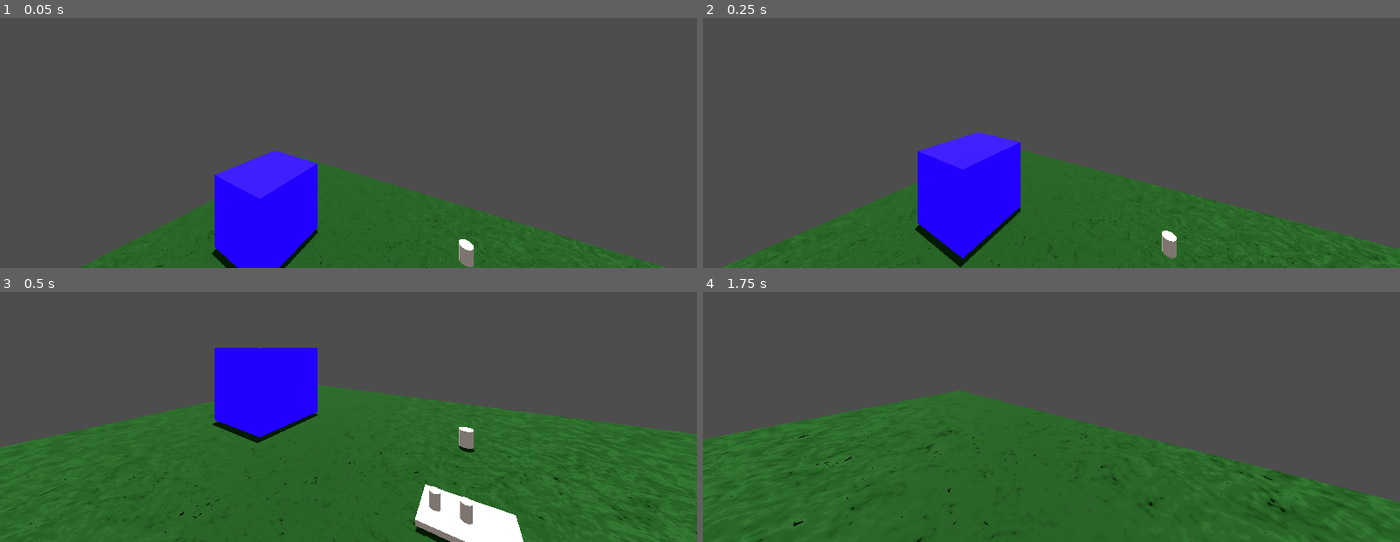
Above: before the commit, frames 1-4 (two rows, left to right).
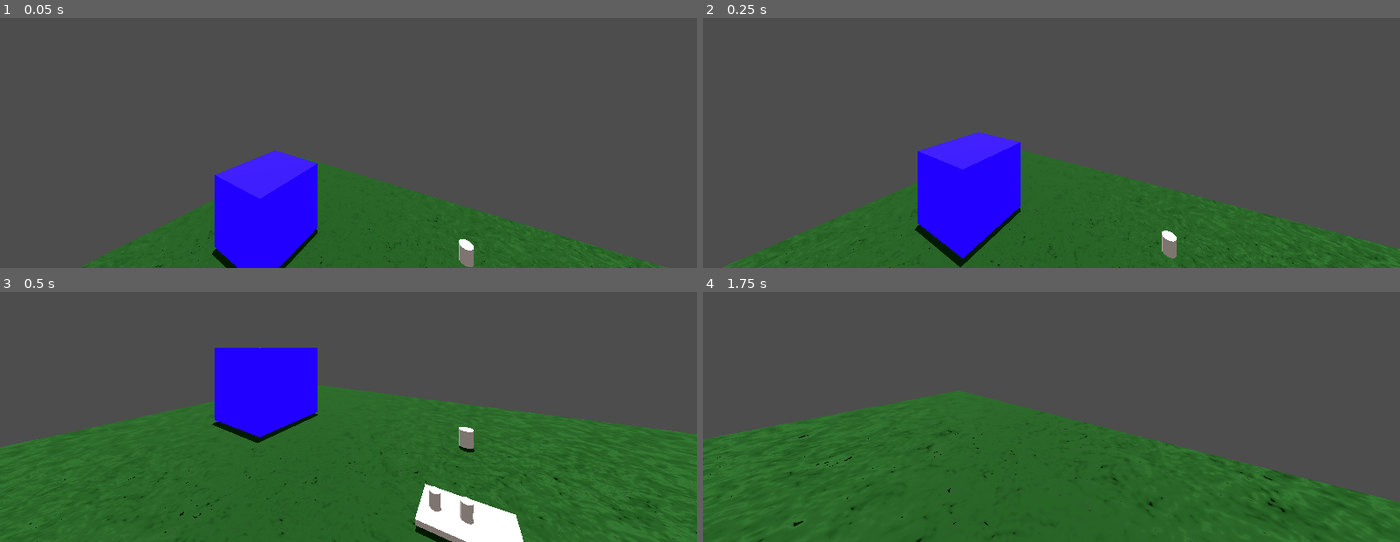
Above: after the commit, the same moments.

Repository: micycle8778/dash-and-dine
Game: Godot game, scene res://world/world.tscn
Same seed, same stepped clock (60 frames per second), same inputs: the game is played once before the commit and once after it. The engine's default icon, where the game draws it, is replaced by a stand-in: a white triangle on a blue panel in a dark square.
Inputs (mouse positions are in pixels of both pictures, inside the frame that each line leads up to):
- Up to frame 1 (0.05 s): no input
- Up to frame 2 (0.25 s): no input
- Up to frame 3 (0.5 s): no input
- Up to frame 4 (1.75 s): move the mouse to (1086, 344) at 0.52 s; hold W (move_forward) from 0.53 s (still down); tap E (pickup) at 0.6, 1.35 s; tap Space (jump) at 0.77, 1.52 s; move the mouse to (1016, 347) at 1.27 s

The runs differ from the first frame. In frame 1, less than 0.1% of the frame differs, in the area x 30-46%, y 84-99%; in frame 2, less than 0.1%; in frame 3, 0.1%, in the area x 30-75%, y 50-100%; in frame 4, nothing differs.

Commit message:
checkpoint

Diff:
--- a/grabbable/grabbable.gd
+++ b/grabbable/grabbable.gd
@@ -1,27 +1,23 @@
 class_name Grabbable extends RigidBody3D
 
+@export var inertia_curve: Curve
 @export var outline_shader: ShaderMaterial
 
-var grabbed_neighbors: Array[Grabbable]
-var grabbed := false:
+enum State {
+	FREE,
+	GRABBED,
+	PASSENGER
+}
+
+var state: State = State.FREE:
 	set(v):
-		grabbed = v
-		freeze = grabbed
+		freeze = v != State.FREE
+		_leave_state(state)
+		state = v
+		_enter_state(v)
 
-		if grabbed:
-			grabbed_neighbors = []
-			for body in get_colliding_bodies():
-				if body is Grabbable and body.global_position.y > global_position.y:
-					grabbed_neighbors.push_back(body)
-					body.freeze = true
-			last_pos = global_position
-			enable_outline_shader()
-		else:
-			linear_velocity = instant_velocity
-			for body in grabbed_neighbors:
-				body.freeze = false
-				body.linear_velocity = instant_velocity
-			disable_outline_shader()
+var driver: Grabbable
+var passengers: Array[Grabbable]
 
 func enable_outline_shader() -> void:
 	if outline_shader != null:
@@ -31,23 +27,85 @@
 	if outline_shader != null:
 		outline_shader.set_shader_parameter("enabled", false)
 
-func _process(delta: float) -> void:
+func _leave_state(old_state: State) -> void:
+	match old_state:
+		State.GRABBED:
+			linear_velocity = instant_velocity
+			for body in passengers:
+				if body.state == State.PASSENGER:
+					body.state = State.FREE
+					body.linear_velocity = instant_velocity
+			disable_outline_shader()
+
+func _enter_state(new_state: State) -> void:
+	match new_state:
+		State.GRABBED:
+			passengers = []
+			for body in get_colliding_bodies():
+				if body is Grabbable and body.global_position.y > global_position.y:
+					passengers.push_back(body)
+					body.driver = self
+					body.state = State.PASSENGER
+			last_pos = global_position
+			enable_outline_shader()
+			has_moved = false
+
+var has_moved := false
+## move grabbed object to specified global position
+func move_to(global_pos: Vector3, delta: float) -> void:
+	assert(state == State.GRABBED)
+
+	var relative_poss: Dictionary[Grabbable, Vector3]
+	for body in passengers:
+		relative_poss[body] = to_local(body.global_position)
+
+	global_position = global_pos
+
+	for body in relative_poss:
+		body.displace(to_global(relative_poss[body]) - body.global_position, delta, has_moved)
+
+	has_moved = true
+
+var passenger_velocity: Vector3
+func displace(amount: Vector3, delta: float, grabbed_has_moved: bool) -> void:
+	position.y += amount.y
+	amount.y = 0
+
+	if not grabbed_has_moved:
+		passenger_velocity = Vector3.ZERO
+		position += amount
+		linear_velocity = Vector3.ZERO
+		return
+
+	var requested_velocity = amount / delta
+	if abs(requested_velocity.length() - passenger_velocity.length()) < 2.:
+		passenger_velocity = requested_velocity
+	else:
+		passenger_velocity = passenger_velocity.lerp(requested_velocity, 0.1)
+
+	position += passenger_velocity * delta
+
+	# position += linear_velocity * delta
+	# rotation += angular_velocity * delta
+	# var requested_accel = (requested_velocity - linear_velocity) / delta
+	# apply_central_force(requested_accel * 10)
+
+func _process(_delta: float) -> void:
 	$Sprite3D.visible = freeze #and false
 
 var last_pos: Vector3
 var instant_velocity: Vector3
+
+# track grabbed velocity
 func _physics_process(delta: float) -> void:
-	if not grabbed: return
+	if state != State.GRABBED: return
 	instant_velocity = (global_position - last_pos) / delta
 	last_pos = global_position
 
-# check if we're colliding with a grabbed grabbable
-# func _physics_process(delta: float) -> void:
-# 	if grabbed: return
-#
-# 	for body in get_colliding_bodies():
-# 		if body is Grabbable and body.grabbed:
-# 			freeze = true
-# 			return
-#
-# 	freeze = false
+func _on_body_exited(body:Node) -> void:
+	var grabbable := body as Grabbable
+	if state != State.PASSENGER: return
+	if body is not Grabbable: return
+	if body.state != State.GRABBED: return
+	grabbable.passengers.remove_at(grabbable.passengers.find(self))
+	state = State.FREE
--- a/grabbable/grabbable.tscn
+++ b/grabbable/grabbable.tscn
@@ -1,21 +1,29 @@
-[gd_scene load_steps=4 format=3 uid="uid://b8cjslhovtlba"]
+[gd_scene load_steps=5 format=3 uid="uid://b8cjslhovtlba"]
 
 [ext_resource type="Script" uid="uid://d1k6r4l6xpmh3" path="res://grabbable/grabbable.gd" id="1_6d6p2"]
 [ext_resource type="Texture2D" uid="uid://cg6druy07ydqq" path="res://icon.svg" id="2_yyata"]
 
 [sub_resource type="PhysicsMaterial" id="PhysicsMaterial_yyata"]
+friction = 200.0
 rough = true
 bounce = 10000.0
 absorbent = true
+
+[sub_resource type="Curve" id="Curve_yyata"]
+_limits = [0.0, 1.0, 7.0, 10.0]
+_data = [Vector2(7, 1), 0.0, 0.0, 0, 0, Vector2(10, 0), 0.0, 0.0, 0, 0]
+point_count = 2
 
 [node name="Grabbable" type="RigidBody3D"]
 collision_layer = 4
 collision_mask = 7
 physics_material_override = SubResource("PhysicsMaterial_yyata")
 can_sleep = false
+continuous_cd = true
 contact_monitor = true
 max_contacts_reported = 10
 script = ExtResource("1_6d6p2")
+inertia_curve = SubResource("Curve_yyata")
 
 [node name="Sprite3D" type="Sprite3D" parent="."]
 transform = Transform3D(0.195306, 0, 0, 0, 0.195306, 0, 0, 0, 0.195306, 0, 0, 0.532103)
@@ -33,3 +41,5 @@
 [node name="Sprite3D4" type="Sprite3D" parent="Sprite3D"]
 transform = Transform3D(0.0366611, 0, 0.999328, 0, 1, 0, -0.999328, 0, 0.0366611, -2.99352, 0, -2.73813)
 texture = ExtResource("2_yyata")
+
+[connection signal="body_exited" from="." to="." method="_on_body_exited"]
--- a/player/player.gd
+++ b/player/player.gd
@@ -38,7 +38,7 @@
 			if grab_raycast.is_colliding():
 				holding = grab_raycast.get_collider()
 
-				holding.grabbed = true
+				holding.state = Grabbable.State.GRABBED
 				hold_distance_raycast.add_exception(holding)
 			else: return
 		else: return
@@ -46,7 +46,7 @@
 	# if the player is dropping the object, drop it then return
 	if Input.is_action_just_released("pickup"):
 		# drop the object!
-		holding.grabbed = false
+		holding.state = Grabbable.State.FREE
 		hold_distance_raycast.remove_exception(holding)
 		holding = null
 		return
@@ -56,17 +56,7 @@
 	if hold_distance_raycast.is_colliding():
 		pos = hold_distance_raycast.get_collision_point()
 
-	# first, lets build a list of items that `holding` is touching
-	var cols: Dictionary[Grabbable, Vector3] # grabbable : position relative to `holding`
-	for body in holding.grabbed_neighbors:
-		cols[body] = holding.to_local(body.global_position)
-
-	# execute the move
-	holding.global_position = pos
-
-	# move everything else
-	for body in cols:
-		body.global_position = holding.to_global(cols[body])
+	holding.move_to(pos, _delta)
 
 var last_grabbable_hovered: Grabbable
 func _handle_hold_icon() -> void:
--- a/project.godot
+++ b/project.godot
@@ -82,3 +82,4 @@
 
 renderer/rendering_method="gl_compatibility"
 renderer/rendering_method.mobile="gl_compatibility"
+lights_and_shadows/directional_shadow/size=8192
--- a/world/world.tscn
+++ b/world/world.tscn
@@ -145,6 +145,7 @@
 [node name="DirectionalLight3D" type="DirectionalLight3D" parent="."]
 transform = Transform3D(0.996308, 0.077639, 0.0366442, -0.0406115, 0.050151, 0.997915, 0.0756394, -0.995719, 0.0531188, 0, 0, 0)
 shadow_enabled = true
+directional_shadow_max_distance = 17.7
 metadata/_edit_lock_ = true
 
 [node name="Cube" type="StaticBody3D" parent="."]
@@ -216,6 +217,7 @@
 
 [node name="BigCylinder" parent="." instance=ExtResource("3_4717r")]
 transform = Transform3D(1, 0, 0, 0, 1, 0, 0, 0, 1, 0, 1.66751, 7.07619)
+mass = 10.0
 outline_shader = SubResource("ShaderMaterial_mad0u")
 
 [node name="MeshInstance3D" type="MeshInstance3D" parent="BigCylinder"]
